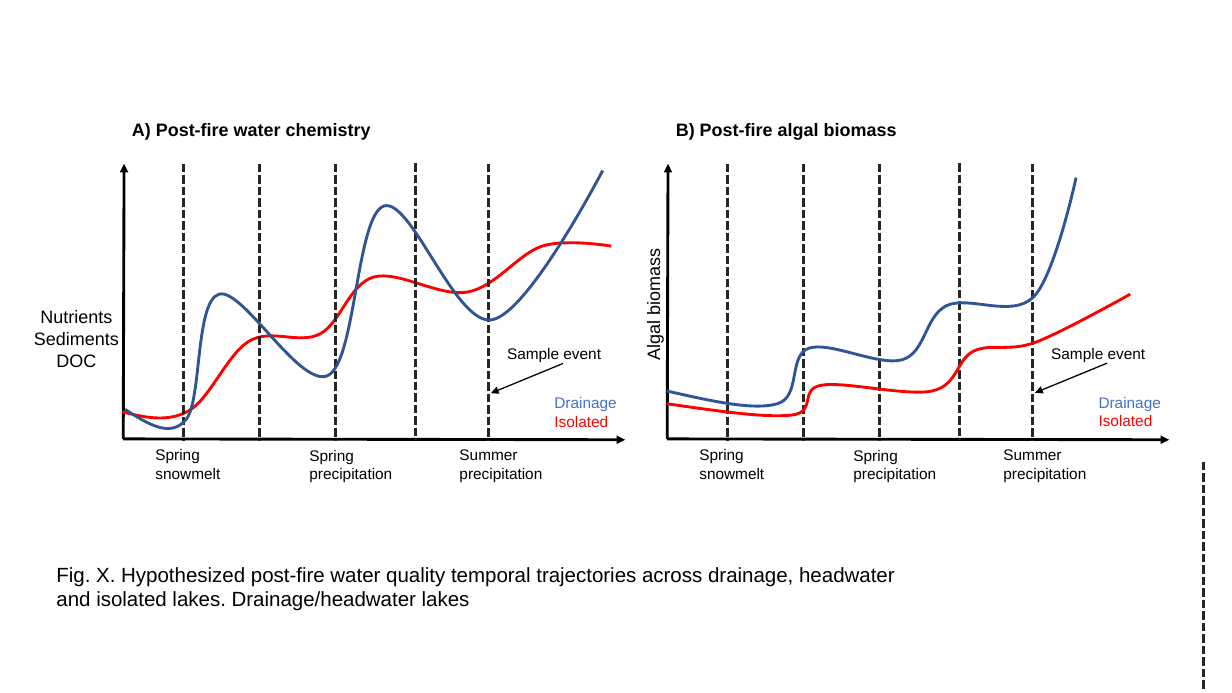
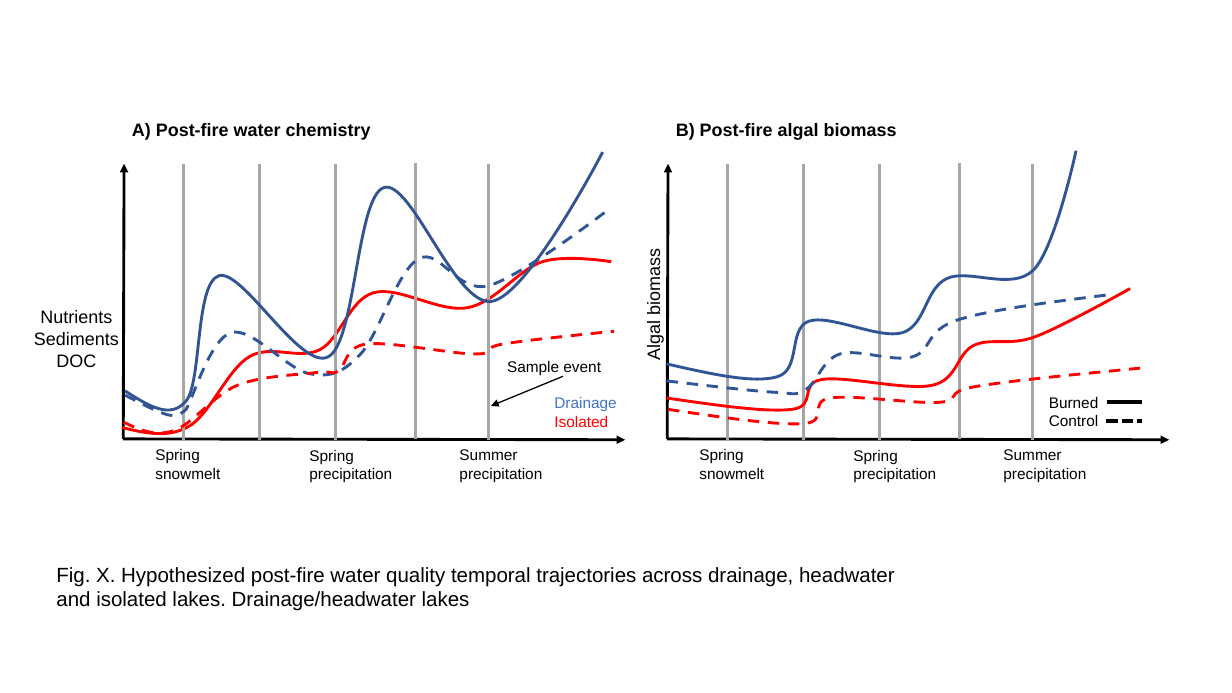
Before and after one commit to cont-limno/SplashNBurn, a slide deck: slide 1 of Figures/Conceptual.pptx. Drawn at 1232x693 pixels with LibreOffice and Linux fonts; fonts in the diff are those of the drawing. Boxes give left, top, right and bottom in pixels: in the first picture for what was removed or moved away, otherwise in the second. Text is boxed around its words. In the diff, an @@ line names an element or a change of style, - is before the commit and + after.

Commit message:
figuring things out

```diff
--- a/Figures/Conceptual.pptx
+++ b/Figures/Conceptual.pptx
@@ freeform shape: place and size @@
-freeform shape at (125,171,603,429)
+freeform shape at (125,152,603,410)
@@ line (184, 164) - (184, 440): stroke #262626 2.25 pt dashed to #A6A6A6 2.25 pt @@
@@ line (260, 164) - (260, 440): stroke #262626 2.25 pt dashed to #A6A6A6 2.25 pt @@
@@ line (335, 164) - (335, 440): stroke #262626 2.25 pt dashed to #A6A6A6 2.25 pt @@
@@ line (416, 164) - (416, 439): stroke #262626 2.25 pt dashed to #A6A6A6 2.25 pt @@
@@ line (488, 164) - (488, 440): stroke #262626 2.25 pt dashed to #A6A6A6 2.25 pt @@
@@ freeform shape: place and size @@
-freeform shape at (667,177,1077,406)
+freeform shape at (667,151,1077,379)
@@ line (728, 164) - (728, 440): stroke #262626 2.25 pt dashed to #A6A6A6 2.25 pt @@
@@ line (804, 164) - (804, 440): stroke #262626 2.25 pt dashed to #A6A6A6 2.25 pt @@
@@ line (880, 164) - (880, 440): stroke #262626 2.25 pt dashed to #A6A6A6 2.25 pt @@
@@ line (959, 164) - (959, 439): stroke #262626 2.25 pt dashed to #A6A6A6 2.25 pt @@
@@ line (1032, 164) - (1032, 440): stroke #262626 2.25 pt dashed to #A6A6A6 2.25 pt @@
@@ freeform shape added at (125,209,609,416), outline #2F5597 2.25 pt dashed @@
@@ freeform shape: place and size @@
-freeform shape at (122,243,611,419)
+freeform shape at (122,259,611,434)
@@ freeform shape: place and size @@
-freeform shape at (667,294,1131,416)
+freeform shape at (667,288,1131,410)
@@ freeform shape added at (667,294,1114,394), outline #2F5597 2.25 pt dashed @@
@@ freeform shape added at (124,331,615,433), outline #FF0000 2.25 pt dashed @@
@@ text "Sample event": place and size @@
-text "Sample event" at (507,348,601,363)
+text "Sample event" at (507,361,601,375)
@@ text removed at (1051,348,1146,362) @@
-Sample event
@@ arrow moved from (563, 363) - (491, 393) to (563, 376) - (491, 406) @@
@@ freeform shape added at (668,368,1141,423), outline #FF0000 2.25 pt dashed @@
@@ arrow removed from (1107, 363) to (1035, 393) @@
@@ text at (1049,397,1099,426): text changed; text colour #4472C4 to #000000 @@
-Drainage
-Isolated
+Burned
+Control
@@ line added from (1107, 402) to (1142, 402), #000000 3 pt @@
@@ line added from (1106, 421) to (1142, 421), #000000 3 pt dashed @@
@@ line removed from (1203, 462) to (1203, 689) @@
```
